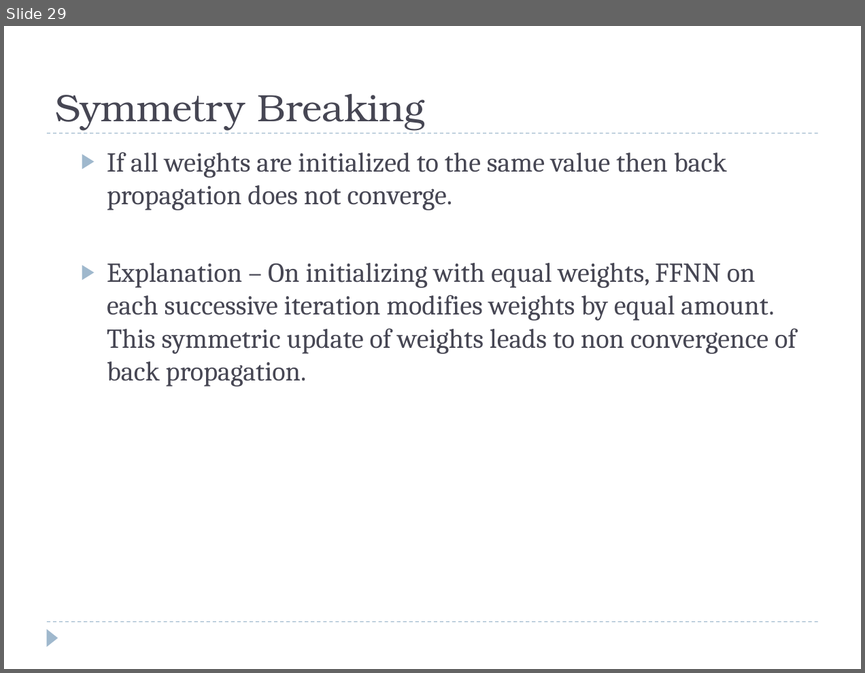
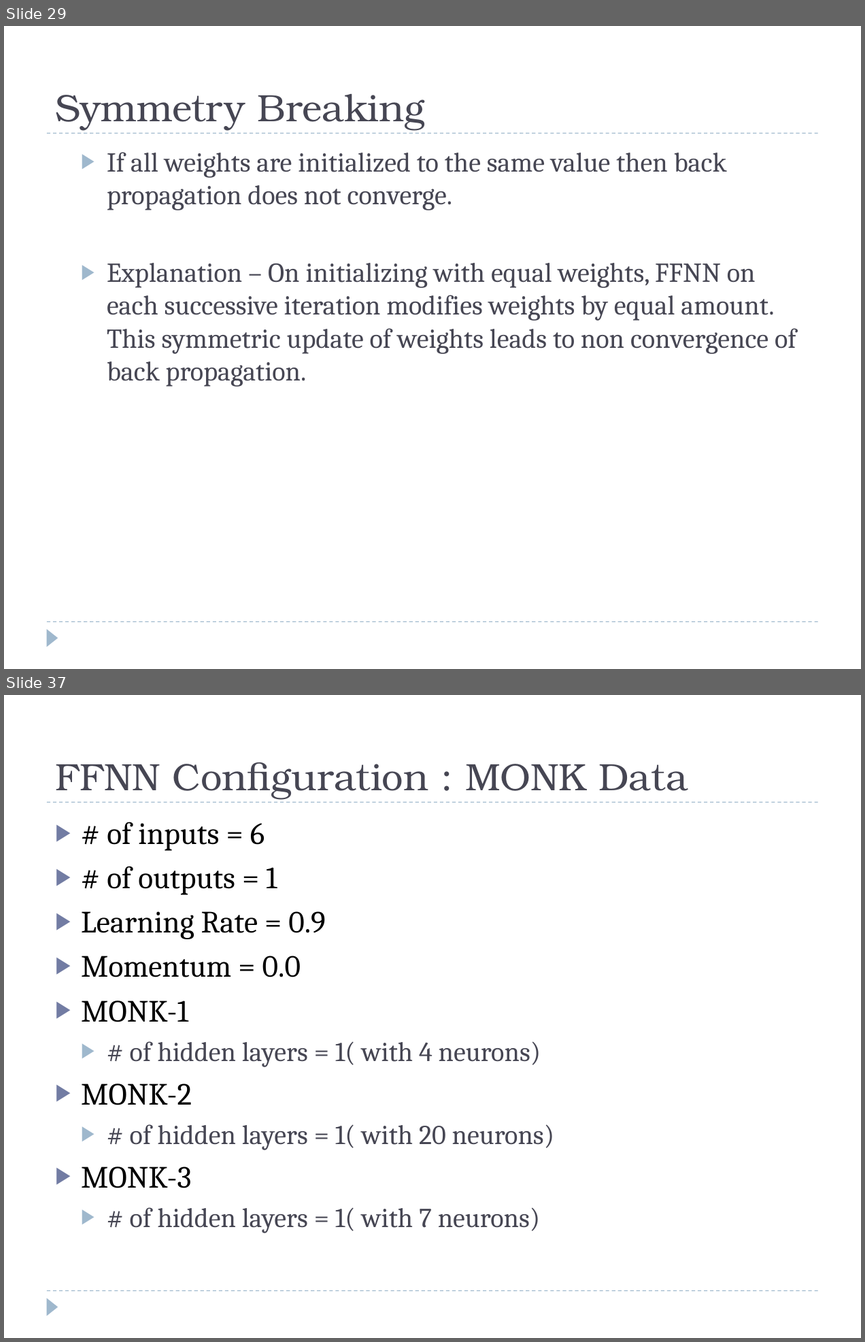
Before and after one commit to mayank127/AILab, a slide deck: slides/backpropagation.pptx. Shown one above the other, each under a label of ours: slide 29 before the commit, slides 29 and 37 after it; the slides between them are not shown. The pictures are 865x673 and 865x1342 pixels, drawn with LibreOffice and Linux fonts; fonts in the diff are those of the drawing. Boxes give left, top, right and bottom in pixels: in the first picture for what was removed or moved away, otherwise in the second. Text is boxed around its words. In the diff, an @@ line names an element or a change of style, - is before the commit and + after.

Commit message:
slides for pta, ffnn

```diff
--- a/slides/backpropagation.pptx
+++ b/slides/backpropagation.pptx
@@ slide 37 added at [4, 695, 861, 1338], background #FFFFFF; not listed: 3 template elements that a slide beside it also shows @@
@@ title added at [55, 762, 688, 799], 32 pt, text #464653 @@
+FFNN Configuration : MONK Data
@@ text added at [81, 821, 554, 1233], 23 pt, text #464653 @@
+▶ # of inputs = 6
+▶ # of outputs = 1
+▶ Learning Rate = 0.9
+▶ Momentum = 0.0
+▶ MONK-1
+  ▶ # of hidden layers = 1( with 4 neurons)
+▶ MONK-2
+  ▶ # of hidden layers = 1( with 20 neurons)
+▶ MONK-3
+  ▶ # of hidden layers = 1( with 7 neurons)
```
Also in this commit, not shown: 9 other slides added, 1 other file.
